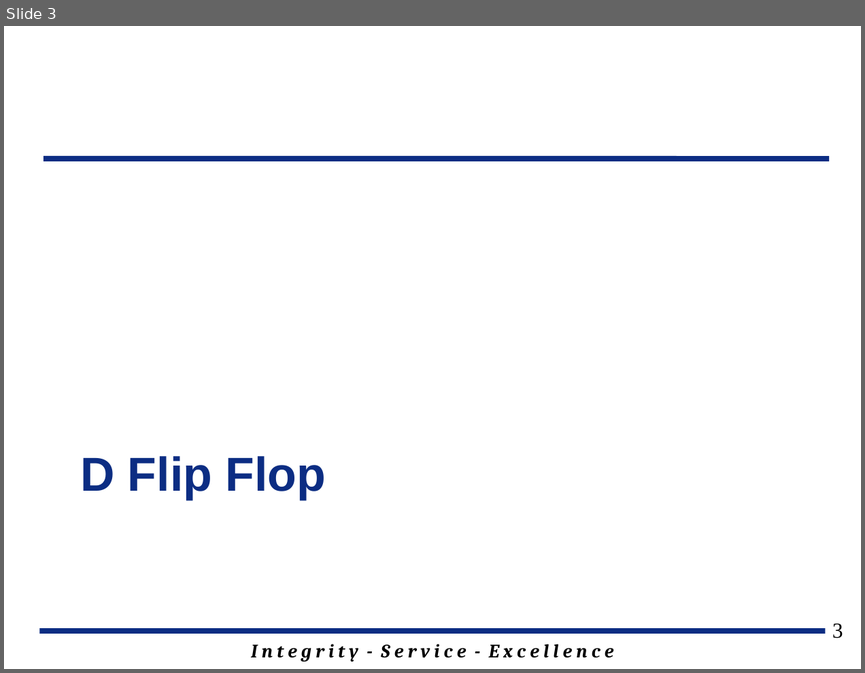
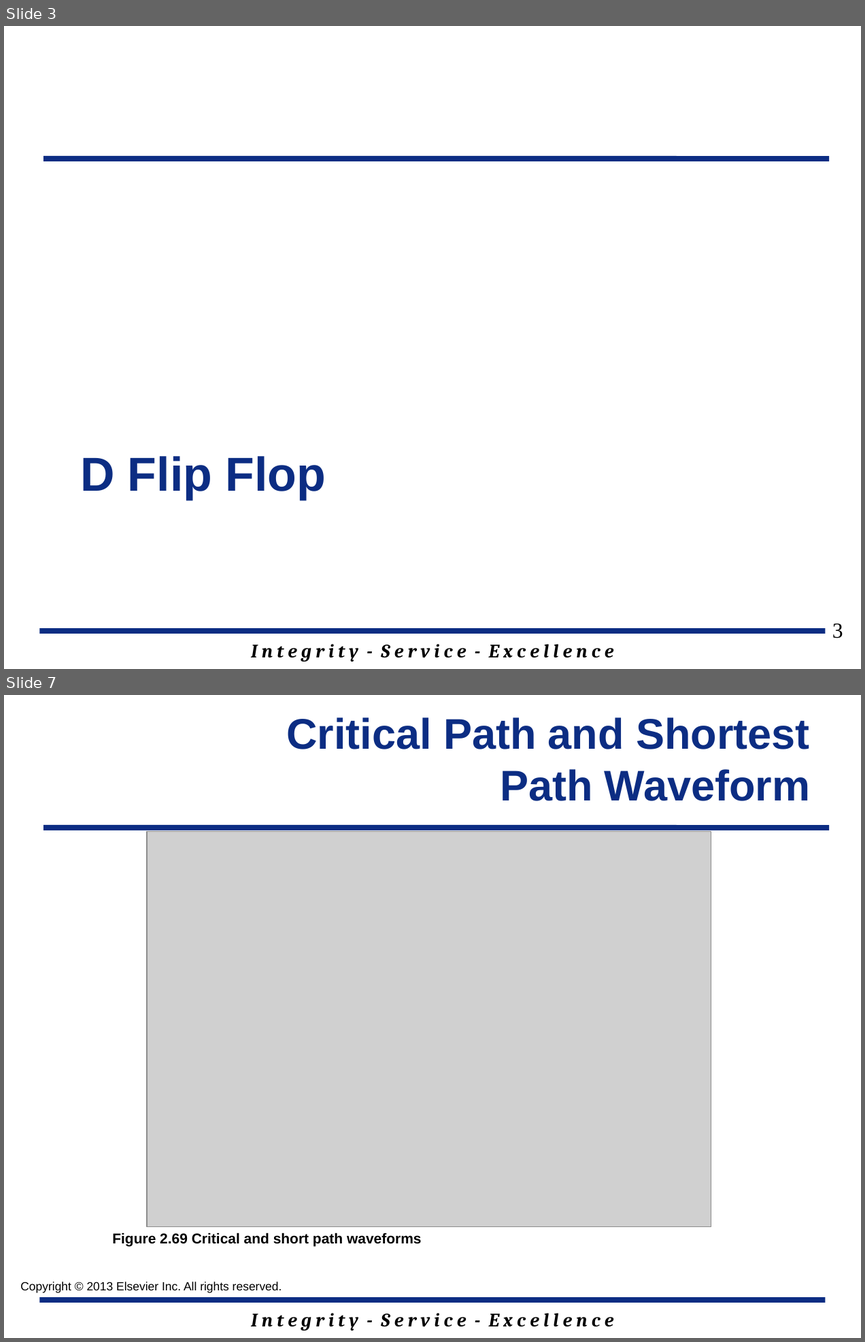
Before and after one commit to jfalkinburg/ECE383_web, a slide deck: lecture/slides/ECE_383_Lec9.pptx. Shown one above the other, each under a label of ours: slide 3 before the commit, slides 3 and 7 after it; the slides between them are not shown. The pictures are 865x673 and 865x1342 pixels, drawn with LibreOffice and Linux fonts; fonts in the diff are those of the drawing; grey boxes stand for pictures; background and template pictures are left out. Boxes give left, top, right and bottom in pixels: in the first picture for what was removed or moved away, otherwise in the second. Text is boxed around its words. In the diff, an @@ line names an element or a change of style, - is before the commit and + after.

```diff
--- a/lecture/slides/ECE_383_Lec9.pptx
+++ b/lecture/slides/ECE_383_Lec9.pptx
@@ slide 7 added at (x1=4, y1=695, x2=861, y2=1338), background #FFFFFF; not listed: 3 template elements that a slide beside it also shows @@
@@ text added at (x1=286, y1=717, x2=810, y2=801), 36 pt, text #0C2D83, bold @@
+Critical Path and Shortest Path Waveform
@@ picture added at (x1=147, y1=831, x2=711, y2=1226) @@
@@ text added at (x1=112, y1=1232, x2=422, y2=1246), 12 pt, text #000000, bold @@
+Figure 2.69 Critical and short path waveforms
@@ text added at (x1=20, y1=1281, x2=282, y2=1293), 10 pt, text #000000 @@
+Copyright © 2013 Elsevier Inc. All rights reserved.
```
Also in this commit, not shown: 1 slide changed, 13 other slides added, 2 slides removed, 2 other files.
